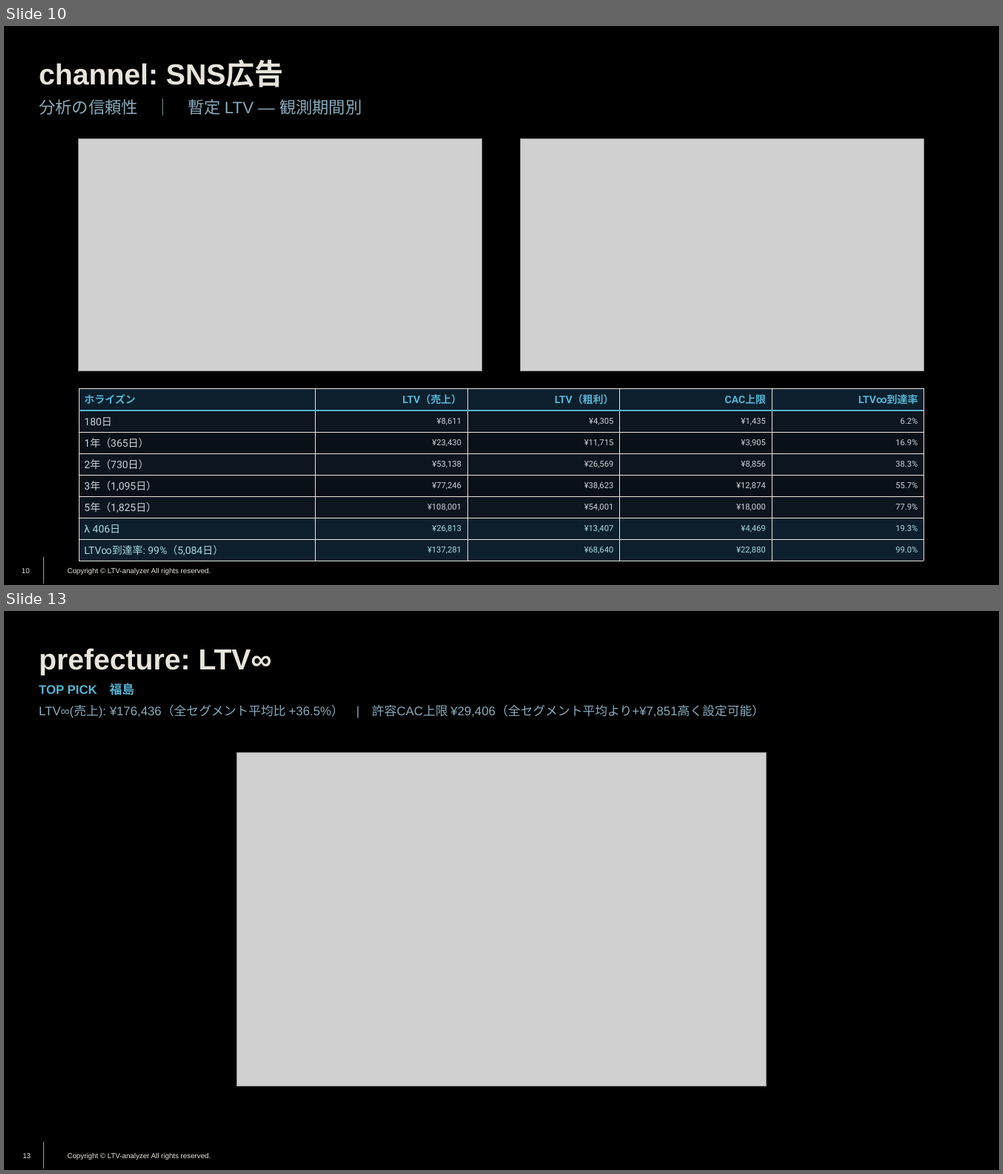
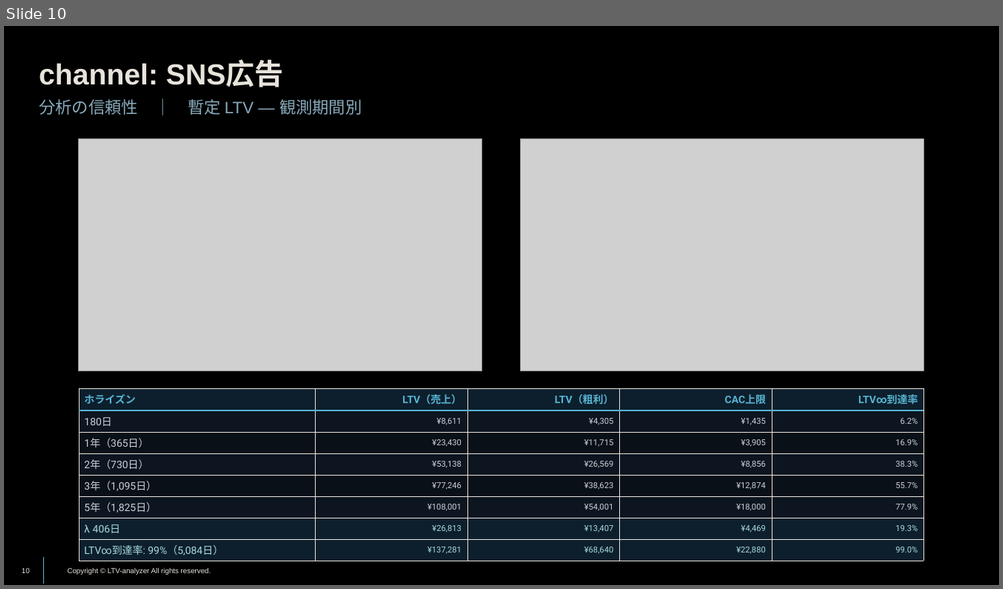
Before and after one commit to GambitTokyo/ltv-analyzer-, a slide deck: LTV-analyzer.pptx. Shown one above the other, each under a label of ours: slides 10 and 13 before the commit, slide 10 after it; the slides between them are not shown. The pictures are 1003x1174 and 1003x589 pixels, drawn with LibreOffice and Linux fonts; fonts in the diff are those of the drawing; grey boxes stand for pictures. Boxes give left, top, right and bottom in pixels: in the first picture for what was removed or moved away, otherwise in the second. Text is boxed around its words. In the diff, an @@ line names an element or a change of style, - is before the commit and + after.

```diff
--- a/LTV-analyzer.pptx
+++ b/LTV-analyzer.pptx
@@ slide 13 removed at bbox=[4, 611, 999, 1170], background #000000; not listed: 2 template elements that a slide beside it also shows @@
@@ title removed at bbox=[39, 648, 272, 675] @@
-prefecture: LTV∞
@@ text removed at bbox=[39, 681, 764, 718] @@
-TOP PICK 福島
-LTV∞(売上): ¥176,436（全セグメント平均比 +36.5%） | 許容CAC上限 ¥29,406（全セグメント平均より+¥7,851高く設定可能）
@@ picture removed at bbox=[237, 753, 766, 1086] @@
@@ page number removed at bbox=[22, 1153, 31, 1159] @@
-13
```
Also in this commit, not shown: 50 other slides removed, 2 other files.
